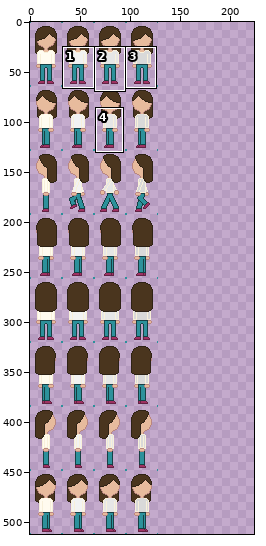
Two states of a sprite sheet, sprites/roguelike test sprite.png. The first picture is a wide view before the edit; the outline marks the close-up.
Close-up. Before:
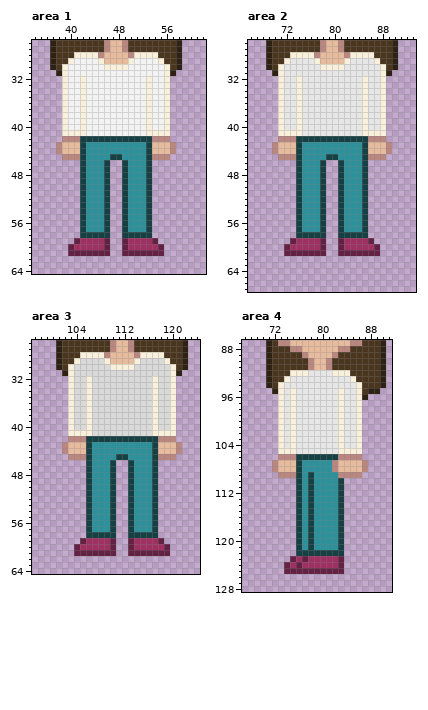
The file is 128x512 pixels. Colours within 5 levels of each other are drawn and written as one. Shown: area 1: x 34..62, y 26..64; area 2: x 66..93, y 26..67; area 3: x 97..124, y 26..64; area 4: x 67..91, y 87..128. The old version is drawn lined up with the new one, on the new canvas. The commit also changed other parts of the picture, which this record leaves out.
And afterwards:
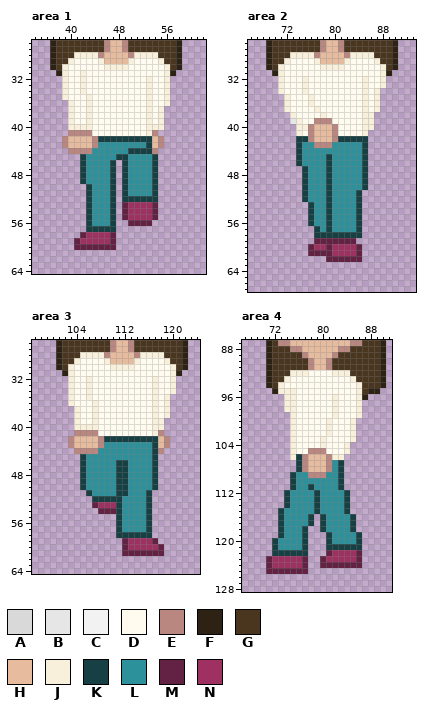
Palette (. is transparent): A #d9d9d9  B #e6e6e6  C #f2f2f2  D #fffbef  E #b98680  F #2e2215  G #4a351e  H #e7bb9d  J #f8f0da  K #174044  L #2d919b  M #632244  N #9f3162
Changes in this commit:
canvas 128x512 -> 224x512
Area 1:
y 29: x 41..44 CCCC -> DDDD; x 51..54 CCCC -> DDDD
y 30: x 40..45 CCCCCC -> DDDDDD; x 50..55 CCCCCC -> DDDDDD
y 31: x 40..55 CCCCCCCCCCCCCCCC -> DDJDDDDDDDDDDDDD
y 32..34: x 40..41 CC -> DD; x 43..52 CCCCCCCCCC -> DDDDDDDDDD; x 54..55 CC -> DD
y 35: x 40..52 CCJCCCCCCCCCC -> DDDJDDDDDDDDD; x 54..55 CC -> DD
y 36: x 39..52 JCCJCCCCCCCCCC -> .JDDJDDDDDDDDD; x 54..55 CC -> DD
y 37..39: x 39..52 JCCJCCCCCCCCCC -> .JDDJDDDDDDDDD; x 54..56 CCJ -> DJ.
y 40: x 39..41 JCC -> .JJ; x 43..52 CCCCCCCCCC -> JDDDDDDDDD; x 54..56 CCJ -> JJ.
y 41: x 39..52 JJJJCCCCCCCCCC -> .EEEEDDDDDDDDD; x 54..56 JJJ -> E..
y 42: x 40..44 EEKKK -> HHHHE; x 54 E -> H; x 56 E -> .
y 43: x 38..39 EH -> .E; x 42..44 KLL -> HHE; x 55..57 HHE -> E..
y 44: x 38..43 EHHHKL -> ..EEEE; x 50..52 LLL -> KKK; x 54..57 HHHE -> E...
y 45: x 39..41 EEE -> ...; x 47 K -> L; x 49 L -> K; x 53..56 KEEE -> LK..
y 46..49: x 46..47 K. -> LK; x 53..54 K. -> LK
y 50..51: x 42..43 KL -> .K; x 46..47 K. -> LK; x 53..54 K. -> LK
y 52: x 42..43 KL -> .K; x 46..47 K. -> LK; x 50..52 LLL -> KKK; x 54 . -> K
y 53..55: x 42..43 KL -> .K; x 46..47 K. -> LK; x 49..54 KLLLK. -> MNNNNM
y 56: x 42..43 KL -> .K; x 46..47 K. -> LK; x 49..53 KLLLK -> .MMMM
y 57: x 42..45 KLLL -> .KKK; x 47 . -> K; x 49..53 KLLLK -> .....
y 58: x 42..47 KKKKK. -> MNNNNM; x 49..53 KKKKK -> .....
y 59: x 46..47 M. -> NM; x 49..54 MNNNNM -> ......
y 60: x 40..45 MNNNNN -> .MMMMM; x 47 . -> M; x 49..55 MNNNNNM -> .......
y 61: x 40..46 MMMMMMM -> .......; x 49..55 MMMMMMM -> .......
Area 2:
y 29: x 73..76 BBBB -> DDDD; x 83..86 BBBB -> DDDD
y 30: x 72..77 BBBBBB -> DDDDDD; x 82..87 BBBBBB -> DDDDDD
y 31: x 72..87 BBBBBBBBBBBBBBBB -> DDDDDDDDDDDDDDDD
y 32..33: x 72..84 BBJBBBBBBBBBB -> DDDJDDDDDDDDD; x 86..87 BB -> DD
y 34: x 72..84 BBJBBBBBBBBBB -> DDDJDDDDDDDDD; x 86..88 BBJ -> DJ.
y 35..36: x 71..84 JBBJBBBBBBBBBB -> .JDDDJDDDDDDDD; x 86..88 BBJ -> DJ.
y 37: x 71..84 JBBJBBBBBBBBBB -> .JDDDDJDDDDDDD; x 86..88 BBJ -> DJ.
y 38: x 71..84 JBBJBBBBBBBBBB -> ..JDDDDJDDDDDD; x 86..88 BBJ -> J..
y 39: x 71..72 JB -> ..; x 75..84 BBBBBBBBBB -> DDEEEDDDDD; x 86..88 BBJ -> J..
y 40: x 71..73 JBB -> ...; x 75..84 BBBBBBBBBB -> JEHHHEDDDD; x 86..88 BBJ -> J..
y 41: x 71..73 JJJ -> ...; x 75..84 BBBBBBBBBB -> DEHHHEDDDD; x 86..88 JJJ -> ...
y 42: x 71..73 EEE -> ...; x 76..80 KKKKK -> EHHHE; x 86..88 EEE -> ...
y 43: x 70..73 EHHH -> ....; x 77..79 LLL -> EEE; x 86..89 HHHE -> ....
y 44: x 70..73 EHHH -> ....; x 86..89 HHHE -> ....
y 45: x 71..73 EEE -> ...; x 80 K -> L; x 86..88 EEE -> ...
y 46: x 78..81 K..K -> LKLL
y 47..50: x 74..75 KL -> .K; x 78..81 K..K -> LKLL
y 51..52: x 74..75 KL -> .K; x 78..81 K..K -> LKLL; x 84..85 LK -> K.
y 53..56: x 74..76 KLL -> ..K; x 78..81 K..K -> LKLL; x 84..85 LK -> K.
y 57: x 74..81 KLLLK..K -> ...KLKLL; x 84..85 LK -> K.
y 58: x 74..76 KKK -> ...; x 79..80 .. -> KK; x 85 K -> .
y 59: x 73..77 MNNNN -> ....M; x 79..80 .. -> MM; x 82..86 NNNNM -> MM...
y 60: x 72..76 MNNNN -> ....M; x 78..81 M..M -> NMNN; x 84..87 NNNM -> M...
y 61: x 72..75 MMMM -> ....; x 79..83 ..MMM -> MNNNN; x 85..87 MMM -> ...
y 62: x 79..84 ...... -> MMMMMM
Area 3:
y 29: x 105..108 AAAA -> DDDD; x 115..118 AAAA -> DDDD
y 30: x 104..109 AAAAAA -> DDDDDD; x 114..119 AAAAAA -> DDDDDD
y 31: x 104..119 AAAAAAAAAAAAAAAA -> DDDDDDDDDDDDDDDD
y 32..34: x 104..105 AA -> DD; x 107..116 AAAAAAAAAA -> DDDDDDDDDD; x 118..119 AA -> DD
y 35: x 104..105 AA -> DD; x 107..116 AAAAAAAAAA -> DDDDDDDDDD; x 118..120 AAJ -> DJ.
y 36: x 104..116 AAJAAAAAAAAAA -> DDDJDDDDDDDDD; x 118..120 AAJ -> DJ.
y 37..38: x 103..116 JAAJAAAAAAAAAA -> .JDDJDDDDDDDDD; x 118..120 AAJ -> DJ.
y 39: x 103..116 JAAJAAAAAAAAAA -> .JDDJDDDDDDDDD; x 118..120 AAJ -> J..
y 40: x 103..105 JAA -> .JJ; x 107..116 AAAAAAAAAA -> JDDDDDDDDD; x 118..120 AAJ -> J..
y 41: x 103..116 JJJJAAAAAAAAAA -> .EEEEDDDDDDDDD; x 118..120 JJJ -> E..
y 42: x 104..108 EEKKK -> HHHHE; x 118 E -> H; x 120 E -> .
y 43: x 102..103 EH -> .E; x 106..108 KLL -> HHE; x 119..121 HHE -> E..
y 44: x 102..107 EHHHKL -> ..EEEE; x 118..121 HHHE -> E...
y 45: x 103..106 EEEK -> ..KL; x 111..112 KK -> LL; x 118..120 EEE -> ...
y 46..50: x 105..106 .K -> KL; x 110..113 K..K -> LKKL
y 51: x 110..113 K..K -> LKKL; x 116..117 LK -> K.
y 52: x 106..109 KLLL -> .KKK; x 111..113 ..K -> KLL; x 116..117 LK -> K.
y 53: x 106..113 KLLLK..K -> .MNNNKLL; x 116..117 LK -> K.
y 54: x 106..113 KLLLK..K -> ..MMMKLL; x 116..117 LK -> K.
y 55..57: x 106..113 KLLLK..K -> .....KLL; x 116..117 LK -> K.
y 58: x 106..112 KKKKK.. -> .....KK; x 117 K -> .
y 59: x 105..110 MNNNNM -> ......; x 112..113 .M -> MN; x 117..118 NM -> M.
y 60: x 104..110 MNNNNNM -> .......; x 112..113 .M -> MN; x 118..119 NM -> M.
y 61: x 104..110 MMMMMMM -> .......; x 112 . -> M; x 119 M -> .
Area 4:
y 92: x 78..81 BBBB -> DDDD
y 93: x 75..84 BBBBBBBBBB -> DDDDDDDDDD
y 94: x 74..85 BBBBBBBBBBBB -> DDDDDDDDDDDD
y 95: x 74 B -> J; x 76..85 BBBBBBBJBB -> DDDDDDDDDD
y 96..98: x 73..74 JB -> .J; x 76..85 BBBBBBBJBB -> DDDDDDJDDD
y 99: x 73..74 JB -> ..; x 76..85 BBBBBBBJBB -> DDDDDDJDDD
y 100..102: x 73..74 JB -> ..; x 76..86 BBBBBBBJBBJ -> DDDDDJDDDJ.
y 103: x 73..74 JB -> ..; x 76..86 BBBBBBBJBBJ -> DDDDJDDDDJ.
y 104: x 73..74 JB -> ..; x 76..86 BBBBBBBJBBJ -> DDDDJDDDJ..
y 105: x 73..74 JJ -> ..; x 76..83 BBBBBBBJ -> DDEEEDDD; x 85..86 JJ -> ..
y 106: x 73..75 EEE -> ..J; x 77..86 KKKKKKEEEE -> EHHHEJJ...
y 107..108: x 72..75 EHHH -> ....; x 77..87 LLLLLEHHHHE -> EHHHELK....
y 109: x 73..76 EEEK -> ..KL; x 78..80 KLL -> EEE; x 83..86 EEEE -> K...
y 110: x 75..76 .K -> KL; x 78 K -> L
y 111: x 75..76 .K -> KL
y 112..114: x 74..76 ..K -> KLL; x 78..79 KL -> LK; x 83..84 K. -> LK
y 115: x 73..76 ...K -> KLLL; x 78..79 KL -> LK; x 83..84 K. -> LK
y 116..117: x 73..76 ...K -> KLLL; x 79..80 LL -> .K; x 83..85 K.. -> LLK
y 118: x 73..80 ...KLKLL -> KLLLK..K; x 83..85 K.. -> LLK
y 119: x 73..81 ...KLKLLL -> KLLLK...K; x 83..86 K... -> LLLK
y 120: x 72..81 ....KLKLLL -> KLLLLK...K; x 83..86 K... -> LLLK
y 121: x 72..82 ....KLKLLLL -> KLLLLK...KK; x 84..86 ... -> KKK
y 122: x 72..75 .... -> KKKK; x 78..86 KKKKKK... -> ...MNNNNM
y 123: x 71..75 ....M -> MNNNN; x 78..80 NNN -> ..M; x 83..86 M... -> NNNM
y 124: x 71..74 ...M -> MNNN; x 76..82 MNNNNNN -> NM..MMM; x 84..86 ... -> MMM
y 125: x 71..73 ... -> MMM; x 78..83 MMMMMM -> ......
Boxes around the changes in both close-ups, in picture pixels (x1, y1, x2, y2):
changed: (56, 58, 176, 256)
changed: (272, 58, 392, 262)
changed: (62, 358, 182, 556)
changed: (266, 370, 368, 574)
